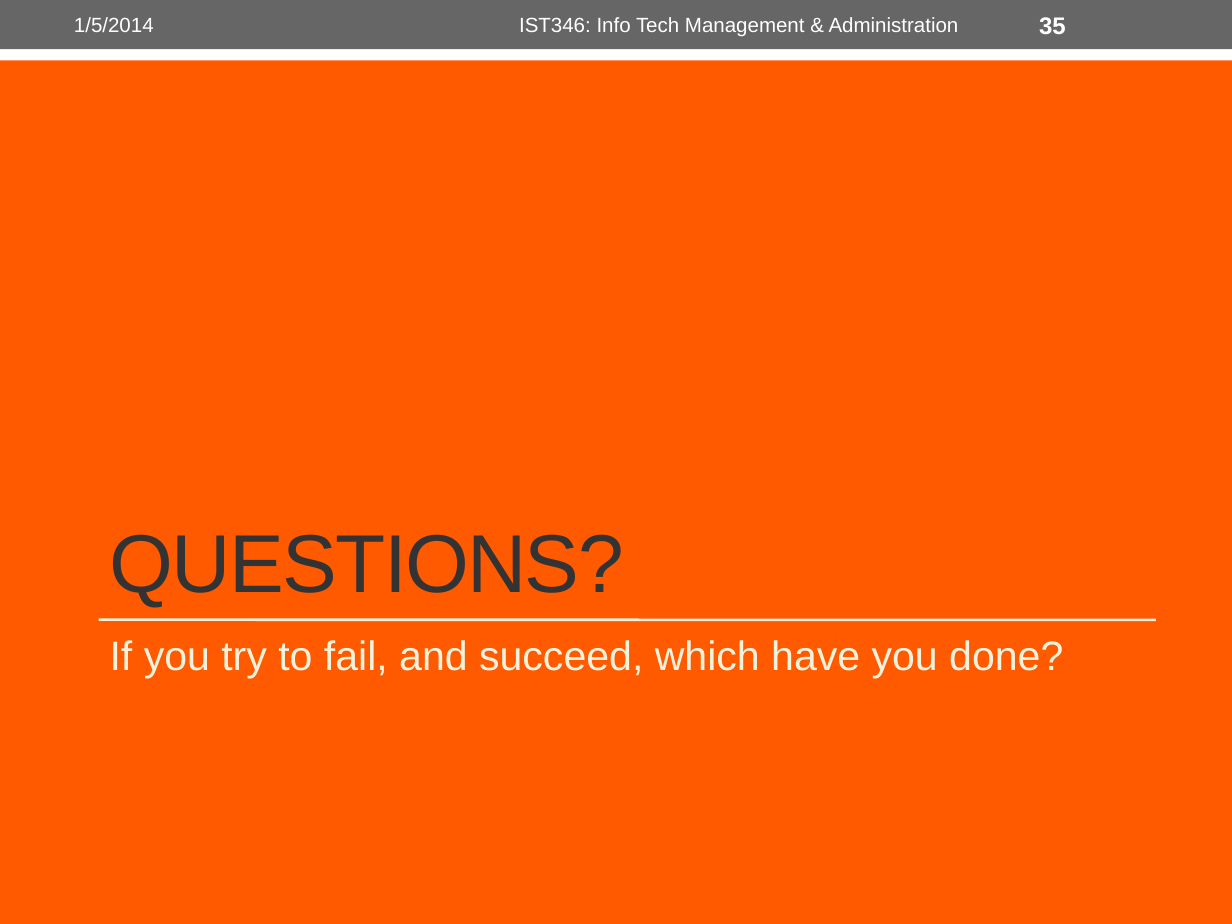
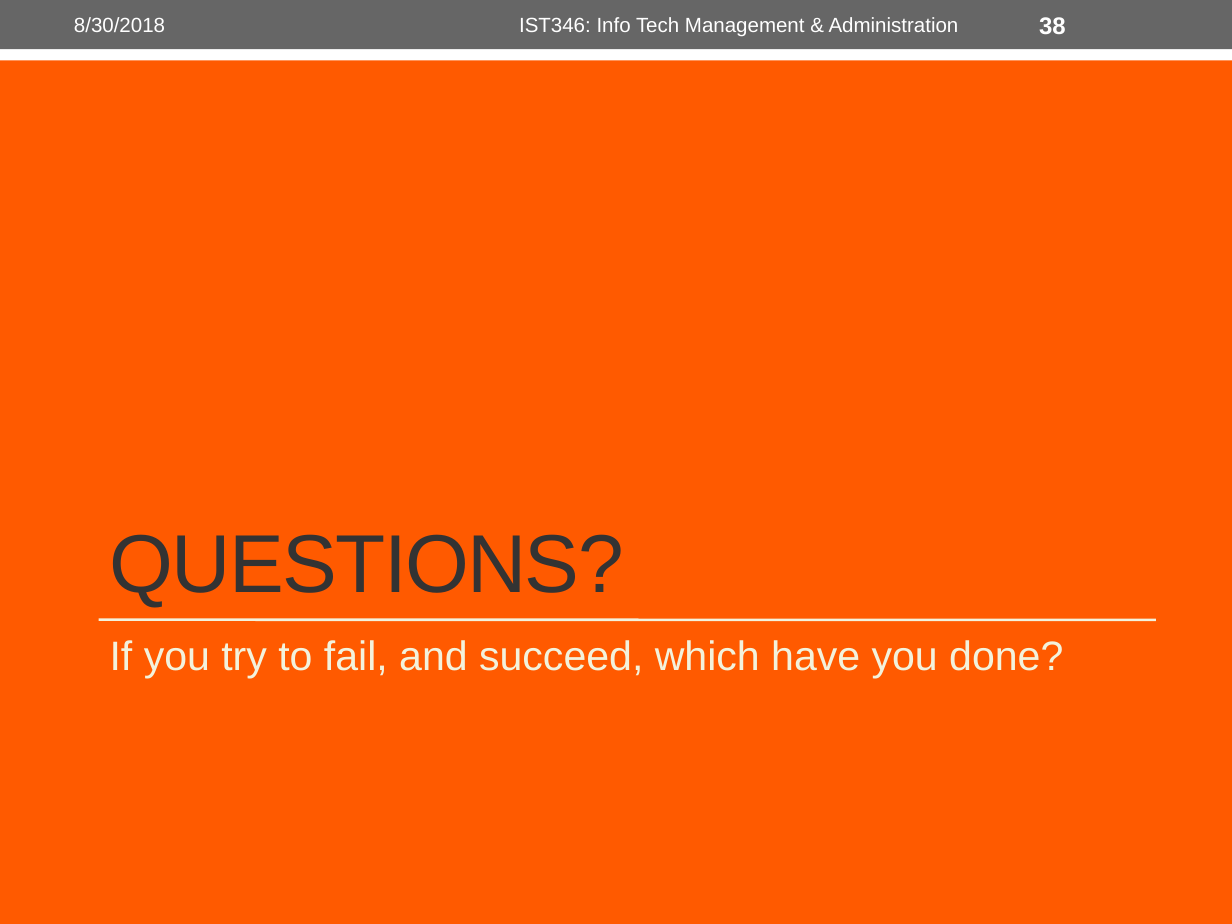
Before and after one commit to orstewar/ist346-content, a slide deck: slide 38 of content/11-lecture-services-scalability-SOA.pptx (slide 35 before the commit). Drawn at 1232x924 pixels with LibreOffice and Linux fonts; fonts in the diff are those of the drawing. Boxes give left, top, right and bottom in pixels: in the first picture for what was removed or moved away, otherwise in the second. Text is boxed around its words. In the diff, an @@ line names an element or a change of style, - is before the commit and + after.

```diff
--- a/content/11-lecture-services-scalability-SOA.pptx
+++ b/content/11-lecture-services-scalability-SOA.pptx
@@ text at [74, 17, 165, 32]: text changed @@
-1/5/2014
+8/30/2018
@@ page number at [1039, 17, 1066, 34]: text changed @@
-35
+38
```
Also in this commit, not shown: 34 other slides changed, 3 slides added, 8 other files.
